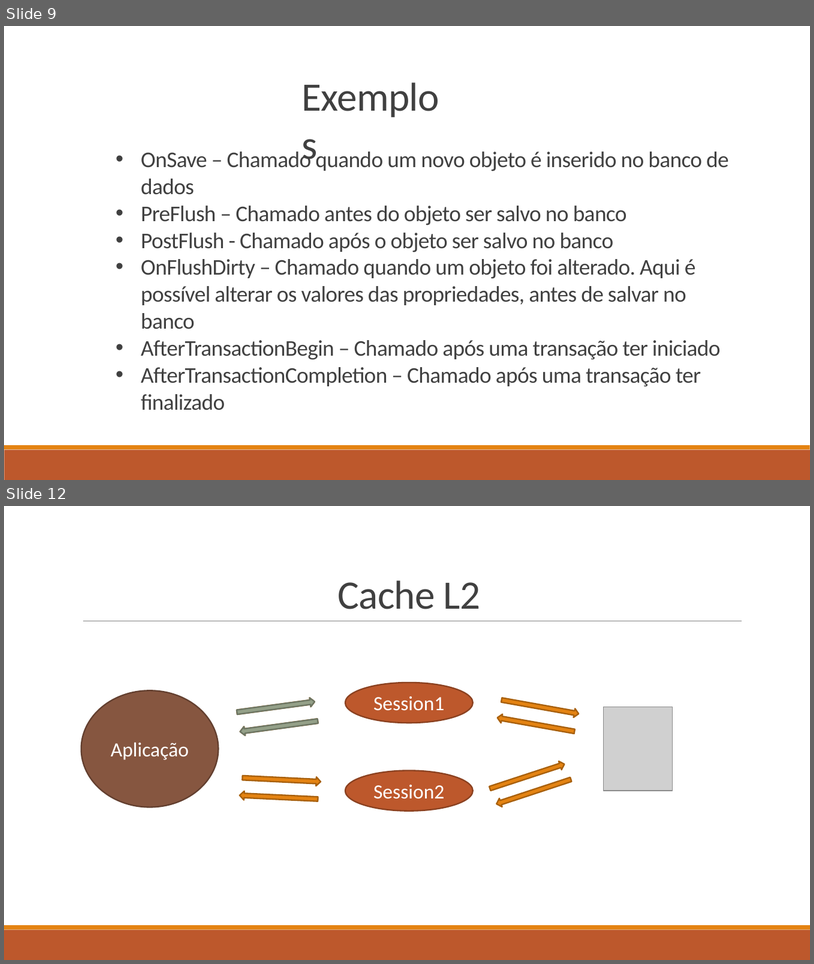
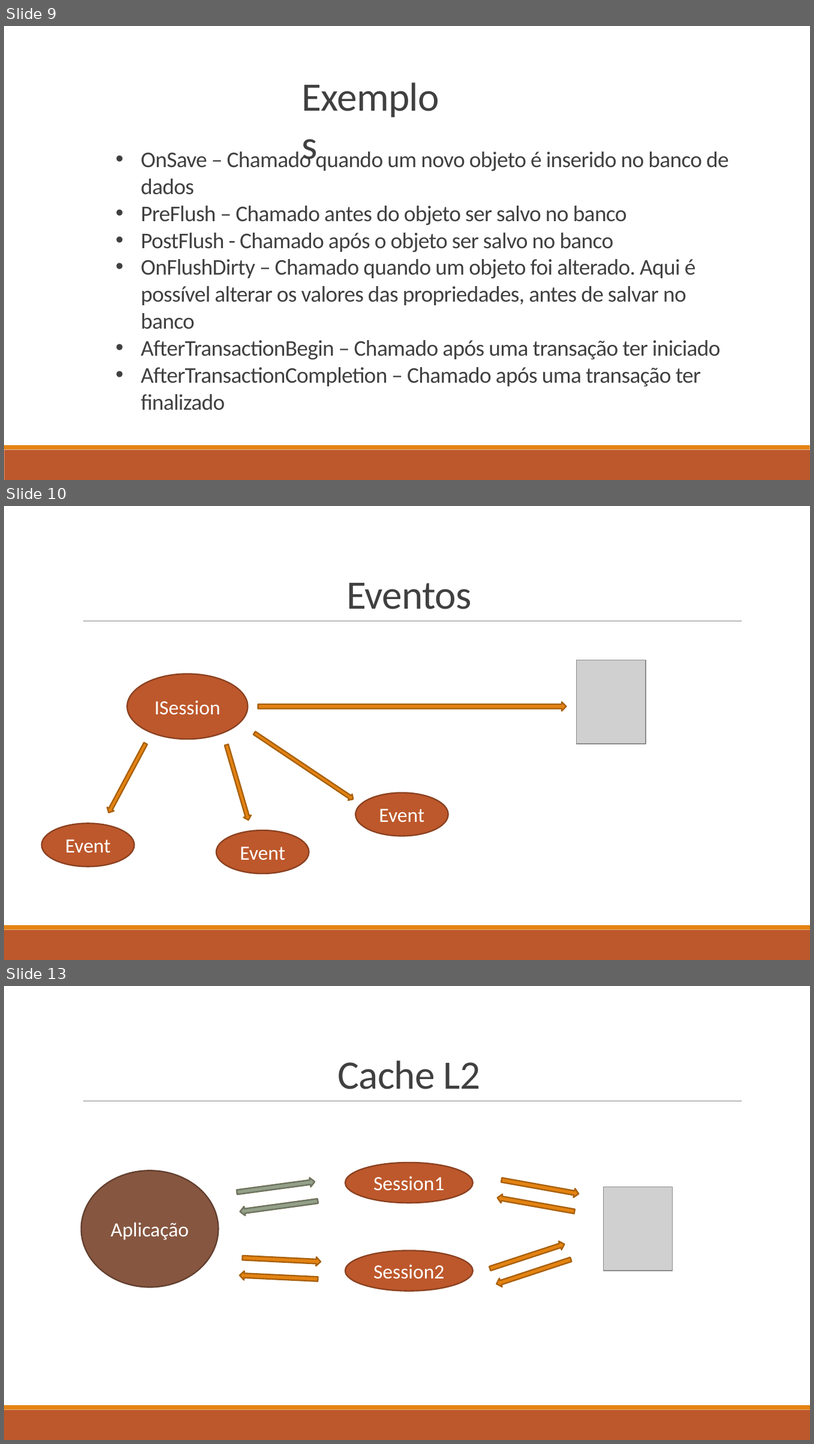
Before and after one commit to fabricioveronez/ApresentacaoNHibernateAvancado, a slide deck: Docs/ApresentacaoNHibernateAvancado.pptx. Shown one above the other, each under a label of ours: slides 9 and 12 before the commit, slides 9, 10 and 13 after it; the slides between them are not shown. The pictures are 814x964 and 814x1444 pixels, drawn with LibreOffice and Linux fonts; fonts in the diff are those of the drawing; grey boxes stand for pictures. Boxes give left, top, right and bottom in pixels: in the first picture for what was removed or moved away, otherwise in the second. Text is boxed around its words. In the diff, an @@ line names an element or a change of style, - is before the commit and + after.

```diff
--- a/Docs/ApresentacaoNHibernateAvancado.pptx
+++ b/Docs/ApresentacaoNHibernateAvancado.pptx
@@ slide 10 added at [4, 506, 810, 960], background #FFFFFF; not listed: 3 template elements that a slide beside it also shows @@
@@ title added at [347, 583, 471, 609], 36 pt, text #404040 @@
+Eventos
@@ picture added at [576, 660, 646, 744] @@
@@ ellipse added at [128, 674, 248, 739], fill #BD582C, outline #8C4121 1.25 pt, 18 pt, text #FFFFFF @@
+ISession
@@ right arrow added at [258, 702, 566, 711], fill #E48312, outline #A9610D 1.25 pt @@
@@ right arrow added at [252, 730, 356, 802], fill #E48312, outline #A9610D 1.25 pt @@
@@ right arrow added at [105, 741, 149, 814], fill #E48312, outline #A9610D 1.25 pt @@
@@ right arrow added at [222, 744, 252, 821], fill #E48312, outline #A9610D 1.25 pt @@
@@ ellipse added at [356, 792, 449, 836], fill #BD582C, outline #8C4121 1.25 pt, 18 pt, text #FFFFFF @@
+Event
@@ ellipse added at [42, 823, 135, 867], fill #BD582C, outline #8C4121 1.25 pt, 18 pt, text #FFFFFF @@
+Event
@@ ellipse added at [216, 830, 309, 874], fill #BD582C, outline #8C4121 1.25 pt, 18 pt, text #FFFFFF @@
+Event
@@ what was slide 12 is now slide 13 @@
```
Also in this commit, not shown: 3 other slides added, 3 slides removed, 6 other files.
